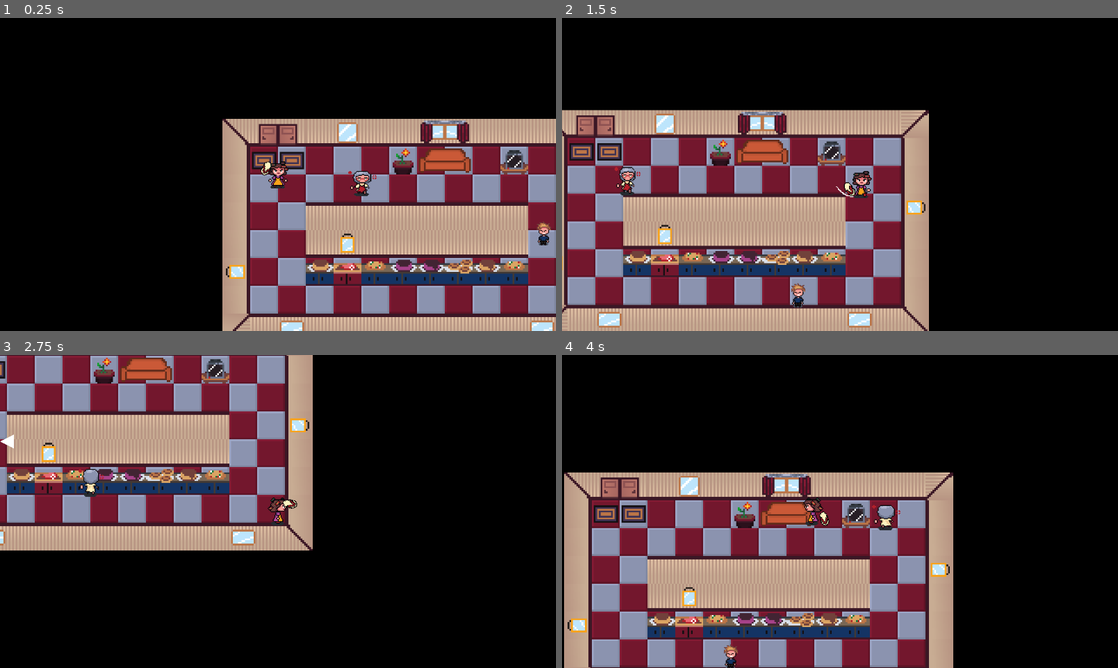
Above: before the commit, frames 1-4 (two rows, left to right).
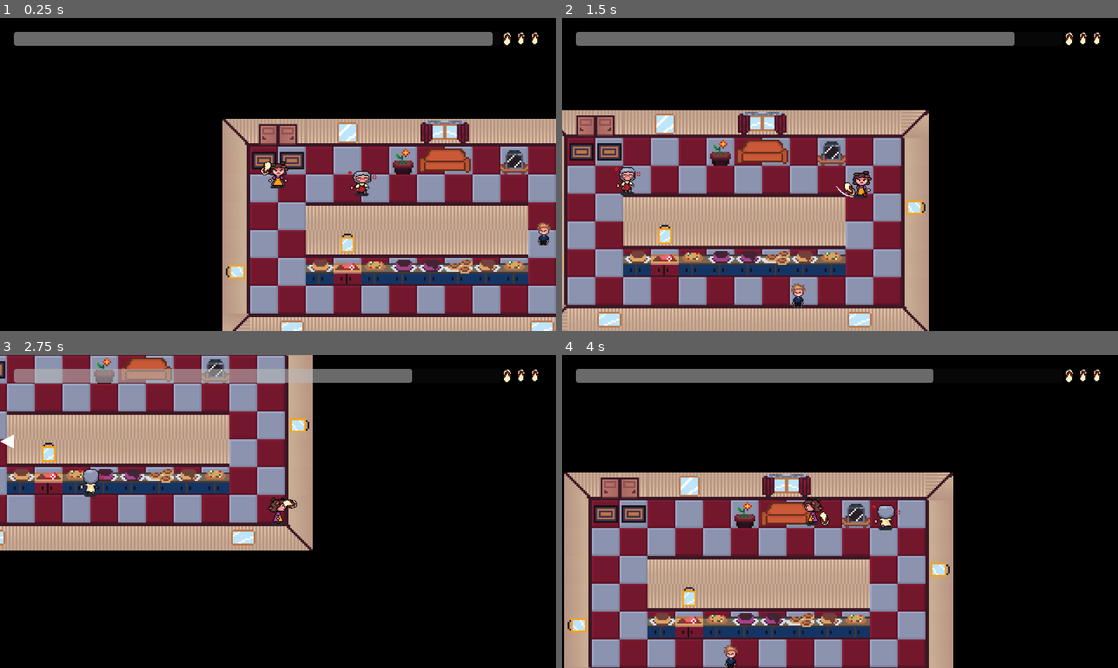
Above: after the commit, the same moments.

Repository: alfroids/Mama-Bazooka-
Game: Godot game, scene res://scenes/level/level.tscn
The game is run twice, just before and just after one commit, with the same random seed, the same clock (stepped at 60 frames per second) and the same inputs. This scene is started directly instead of the project's main scene.
Inputs (mouse positions are in pixels of both pictures, inside the frame that each line leads up to):
- Up to frame 1 (0.25 s): no input
- Up to frame 2 (1.5 s): move the mouse to (962, 158) at 0.52 s; press the mouse at (962, 158) at 0.53 s; hold D (move_right) 0.53-1.28 s; move the mouse to (728, 190) at 1.27 s; release the mouse at (728, 190) at 1.28 s; hold S (move_down) from 1.28 s (still down); click (728, 190) at 1.35 s
- Up to frame 3 (2.75 s): move the mouse to (333, 442) at 2.02 s; release S (move_down) at 2.03 s; hold D (move_right) from 2.03 s (still down); hold E (interact) from 2.03 s (still down); click (333, 442) at 2.3 s
- Up to frame 4 (4 s): move the mouse to (812, 574) at 2.77 s; release D (move_right) at 2.78 s; release E (interact) at 2.78 s; hold W (move_up) 2.78-3.53 s; click (812, 574) at 2.85 s; move the mouse to (1006, 558) at 3.52 s; press the mouse at (1006, 558) at 3.53 s; hold A (move_left) from 3.53 s (still down)

The runs differ from the first frame. In frame 1, 3.9% of the frame differs, in the area x 2-97%, y 4-9%; in frame 2, 3.6%; in frame 3, 3.1%; in frame 4, 3.0%.

Commit message:
Create HUD and balance defeat time

Diff:
--- a/project.godot
+++ b/project.godot
@@ -22,12 +22,12 @@
 AudioController="*res://globals/audio_controller.gd"
 SFXController="*res://globals/sfx_controller.gd"
 SignalBus="*res://globals/signal_bus.gd"
+Hud="*res://scenes/hud/hud.tscn"
 
 [display]
 
 window/size/viewport_width=1280
 window/size/viewport_height=720
-window/size/mode=3
 window/stretch/mode="viewport"
 window/stretch/aspect="keep_height"
 window/stretch/scale_mode="integer"
--- a/scenes/child/child.gd
+++ b/scenes/child/child.gd
@@ -79,6 +79,7 @@
 
 func hit() -> void:
 	hp -= 1
+	Hud.set_hits_left(hp)
 	if hp <= 0:
 		is_fainted = true
 		SignalBus.child_fainted.emit()
--- /dev/null
+++ b/scenes/hud/hud.gd
@@ -0,0 +1,31 @@
+class_name HUD
+extends CanvasLayer
+
+
+@onready var progress_bar: ProgressBar = $Control/MarginContainer/HBoxContainer/ProgressBar as ProgressBar
+@onready var flip_flop_1: TextureRect = $Control/MarginContainer/HBoxContainer/FlipFlop1 as TextureRect
+@onready var flip_flop_2: TextureRect = $Control/MarginContainer/HBoxContainer/FlipFlop2 as TextureRect
+@onready var flip_flop_3: TextureRect = $Control/MarginContainer/HBoxContainer/FlipFlop3 as TextureRect
+
+
+func set_time_left(t: float) -> void:
+	progress_bar.value = t
+
+
+func set_hits_left(n: int) -> void:
+	if n <= 0:
+		flip_flop_1.modulate = Color.BLACK
+		flip_flop_2.modulate = Color.BLACK
+		flip_flop_3.modulate = Color.BLACK
+	elif n == 1:
+		flip_flop_1.modulate = Color.WHITE
+		flip_flop_2.modulate = Color.BLACK
+		flip_flop_3.modulate = Color.BLACK
+	elif n == 2:
+		flip_flop_1.modulate = Color.WHITE
+		flip_flop_2.modulate = Color.WHITE
+		flip_flop_3.modulate = Color.BLACK
+	else:
+		flip_flop_1.modulate = Color.WHITE
+		flip_flop_2.modulate = Color.WHITE
+		flip_flop_3.modulate = Color.WHITE
--- /dev/null
+++ b/scenes/hud/hud.tscn
@@ -0,0 +1,69 @@
+[gd_scene load_steps=4 format=3 uid="uid://buadl8qajcd1b"]
+
+[ext_resource type="Script" path="res://scenes/hud/hud.gd" id="1_mun4a"]
+[ext_resource type="Texture2D" uid="uid://dckipshsa2jrl" path="res://assets/sprites/weapons/pizza_jam_flipflop.png" id="1_pi7w6"]
+
+[sub_resource type="AtlasTexture" id="AtlasTexture_8mfnc"]
+atlas = ExtResource("1_pi7w6")
+region = Rect2(8, 7, 18, 17)
+
+[node name="HUD" type="CanvasLayer"]
+visible = false
+script = ExtResource("1_mun4a")
+
+[node name="Control" type="Control" parent="."]
+layout_mode = 3
+anchors_preset = 15
+anchor_right = 1.0
+anchor_bottom = 1.0
+grow_horizontal = 2
+grow_vertical = 2
+mouse_filter = 2
+
+[node name="MarginContainer" type="MarginContainer" parent="Control"]
+layout_mode = 1
+anchors_preset = 15
+anchor_right = 1.0
+anchor_bottom = 1.0
+grow_horizontal = 2
+grow_vertical = 2
+theme_override_constants/margin_left = 32
+theme_override_constants/margin_top = 32
+theme_override_constants/margin_right = 32
+theme_override_constants/margin_bottom = 32
+
+[node name="HBoxContainer" type="HBoxContainer" parent="Control/MarginContainer"]
+layout_mode = 2
+theme_override_constants/separation = 0
+
+[node name="ProgressBar" type="ProgressBar" parent="Control/MarginContainer/HBoxContainer"]
+custom_minimum_size = Vector2(0, 32)
+layout_mode = 2
+size_flags_horizontal = 3
+max_value = 1.0
+step = 0.001
+show_percentage = false
+
+[node name="FlipFlop1" type="TextureRect" parent="Control/MarginContainer/HBoxContainer"]
+custom_minimum_size = Vector2(32, 32)
+layout_mode = 2
+size_flags_vertical = 0
+texture = SubResource("AtlasTexture_8mfnc")
+expand_mode = 2
+stretch_mode = 6
+
+[node name="FlipFlop2" type="TextureRect" parent="Control/MarginContainer/HBoxContainer"]
+custom_minimum_size = Vector2(32, 32)
+layout_mode = 2
+size_flags_vertical = 0
+texture = SubResource("AtlasTexture_8mfnc")
+expand_mode = 2
+stretch_mode = 4
+
+[node name="FlipFlop3" type="TextureRect" parent="Control/MarginContainer/HBoxContainer"]
+custom_minimum_size = Vector2(32, 32)
+layout_mode = 2
+size_flags_vertical = 0
+texture = SubResource("AtlasTexture_8mfnc")
+expand_mode = 2
+stretch_mode = 4
--- a/scenes/level/level.gd
+++ b/scenes/level/level.gd
@@ -22,6 +22,11 @@
 
 
 func _ready() -> void:
+	Hud.visible = true
+	Hud.set_time_left(1)
+	Hud.set_hits_left(3)
+	tree_exited.connect(Hud.hide)
+
 	SignalBus.child_fainted.connect(_on_child_fainted)
 
 	var house_scene: PackedScene = house_scenes.pick_random()
@@ -50,14 +55,18 @@
 	add_child(child)
 
 
+func _process(_delta: float) -> void:
+	Hud.set_time_left(defeat_timer.time_left / defeat_timer.wait_time)
+
+
 func _on_defeat_timer_timeout() -> void:
 	defeat_screen.enable()
 
 
 func _on_horde_timer_timeout() -> void:
 	for _i in range(horde_size):
-		if is_level_over:
-			break
+		#if is_level_over:
+			#break
 		var m: Mother = mother_scene.instantiate() as Mother
 		m.global_position = house.player_spawn.global_position
 		add_child(m)
@@ -67,7 +76,8 @@
 func _on_child_fainted() -> void:
 	is_level_over = true
 	horde_size += 1
-	defeat_timer.stop()
+	#defeat_timer.paused = true
+	defeat_timer.start(defeat_timer.wait_time)
 
 
 func _unhandled_input(event: InputEvent) -> void:
--- a/scenes/level/level.tscn
+++ b/scenes/level/level.tscn
@@ -22,7 +22,7 @@
 mother_scene = ExtResource("5_1ghes")
 
 [node name="DefeatTimer" type="Timer" parent="."]
-wait_time = 30.0
+wait_time = 15.0
 one_shot = true
 autostart = true
 
--- a/scenes/menus/defeat_screen.gd
+++ b/scenes/menus/defeat_screen.gd
@@ -5,11 +5,13 @@
 
 
 func enable() -> void:
+	($Panel/MarginContainer/VBoxContainer/Label as Label).text = str(Level.horde_size) + " children got their butts kicked!"
 	visible = true
 	get_tree().paused = true
 
 
 func _on_title_screen_button_pressed() -> void:
+	get_tree().paused = false
 	get_tree().change_scene_to_file(TITLE_SCREEN)
 
 
--- a/scenes/menus/defeat_screen.tscn
+++ b/scenes/menus/defeat_screen.tscn
@@ -13,7 +13,7 @@
 script = ExtResource("1_ao7is")
 
 [node name="Panel" type="Panel" parent="."]
-custom_minimum_size = Vector2(400, 300)
+custom_minimum_size = Vector2(450, 300)
 layout_mode = 1
 anchors_preset = 8
 anchor_left = 0.5
@@ -41,7 +41,7 @@
 
 [node name="VBoxContainer" type="VBoxContainer" parent="Panel/MarginContainer"]
 layout_mode = 2
-theme_override_constants/separation = 64
+theme_override_constants/separation = 16
 
 [node name="RichTextLabel" type="RichTextLabel" parent="Panel/MarginContainer/VBoxContainer"]
 layout_mode = 2
@@ -51,19 +51,26 @@
 fit_content = true
 autowrap_mode = 0
 
-[node name="VBoxContainer" type="VBoxContainer" parent="Panel/MarginContainer/VBoxContainer"]
+[node name="Space1" type="Control" parent="Panel/MarginContainer/VBoxContainer"]
 layout_mode = 2
-theme_override_constants/separation = 16
 
-[node name="TitleScreenButton" type="Button" parent="Panel/MarginContainer/VBoxContainer/VBoxContainer"]
+[node name="Label" type="Label" parent="Panel/MarginContainer/VBoxContainer"]
+layout_mode = 2
+theme_override_font_sizes/font_size = 24
+text = "000 children got their butts kicked!"
+
+[node name="Space2" type="Control" parent="Panel/MarginContainer/VBoxContainer"]
+layout_mode = 2
+
+[node name="TitleScreenButton" type="Button" parent="Panel/MarginContainer/VBoxContainer"]
 layout_mode = 2
 theme_override_font_sizes/font_size = 24
 text = "Main Menu"
 
-[node name="QuitButton" type="Button" parent="Panel/MarginContainer/VBoxContainer/VBoxContainer"]
+[node name="QuitButton" type="Button" parent="Panel/MarginContainer/VBoxContainer"]
 layout_mode = 2
 theme_override_font_sizes/font_size = 24
 text = "Quit Game"
 
-[connection signal="pressed" from="Panel/MarginContainer/VBoxContainer/VBoxContainer/TitleScreenButton" to="." method="_on_title_screen_button_pressed"]
-[connection signal="pressed" from="Panel/MarginContainer/VBoxContainer/VBoxContainer/QuitButton" to="." method="_on_quit_button_pressed"]
+[connection signal="pressed" from="Panel/MarginContainer/VBoxContainer/TitleScreenButton" to="." method="_on_title_screen_button_pressed"]
+[connection signal="pressed" from="Panel/MarginContainer/VBoxContainer/QuitButton" to="." method="_on_quit_button_pressed"]
